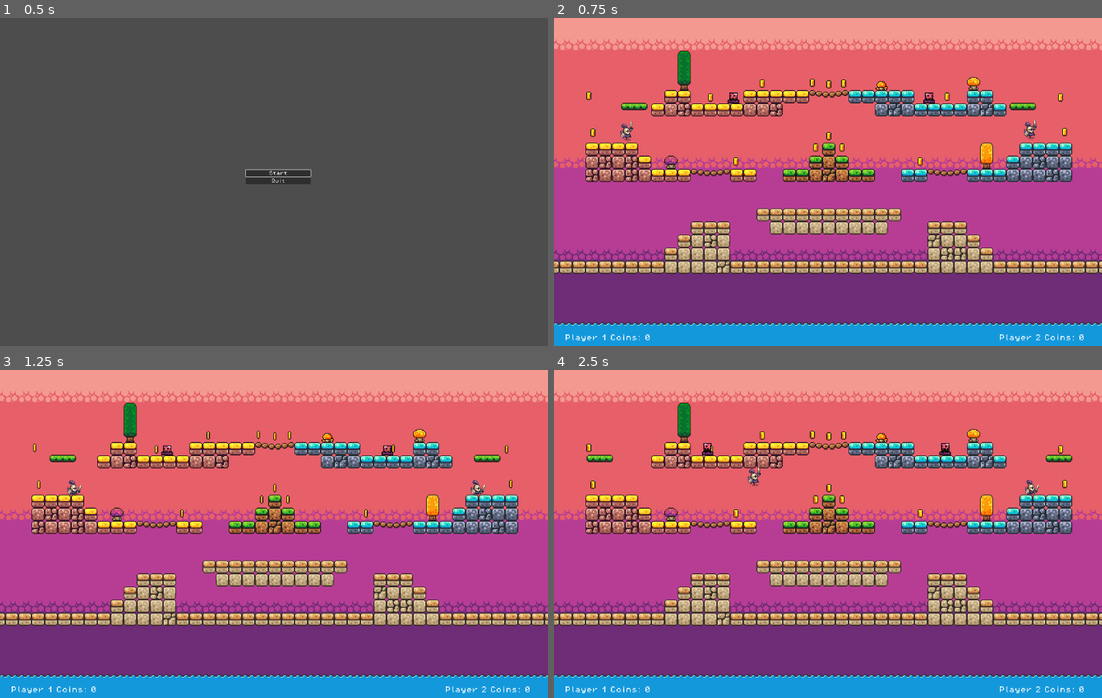
Above: before the commit, frames 1-4 (two rows, left to right).
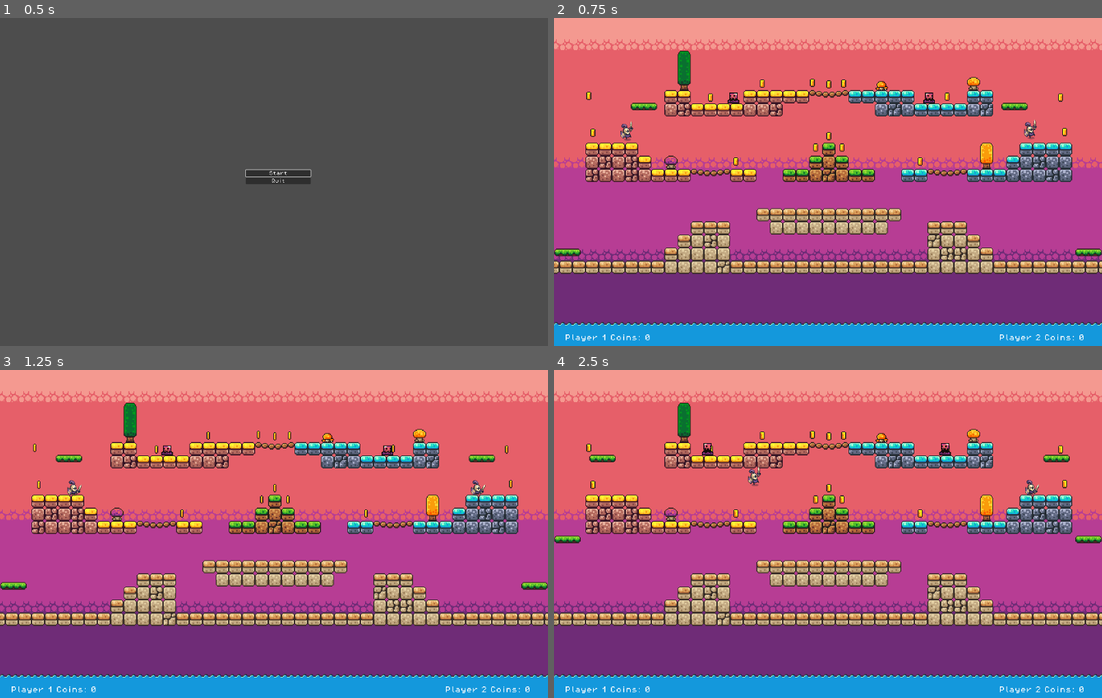
Above: after the commit, the same moments.

Repository: TommyJu/knight-fight
Game: Godot game, scene res://scenes/menu.tscn
Two runs of this game, one before a commit and one after it. Both use one fixed random seed, a clock stepped at 60 frames per second and the inputs below.
Inputs:
- Up to frame 1 (0.5 s): no input
- Up to frame 2 (0.75 s): click "Start" at 0.5 s
- Up to frame 3 (1.25 s): no input
- Up to frame 4 (2.5 s): hold D (move_right) from 1.28 s (still down); tap S (attack) at 1.35 s; tap W (jump) at 1.52, 2.27 s; tap Down (attack2) at 2.1 s

Frame 1 is identical in both runs. In frame 2, 0.6% of the frame differs, in the area x 0-100%, y 25-73%; in frame 3, 0.6%; in frame 4, 0.6%.
Error in both runs: Invalid call. Nonexistent function 'add_point' in base 'Node (game_manager.gd)'. (res://scripts/coin.gd:18)

Commit message:
Modify platforms

Diff:
--- a/scenes/game.tscn
+++ b/scenes/game.tscn
@@ -175,18 +175,19 @@
 sources/0 = SubResource("TileSetAtlasSource_libd3")
 
 [sub_resource type="Animation" id="Animation_xf7nc"]
-length = 0.001
-tracks/0/type = "value"
-tracks/0/imported = false
-tracks/0/enabled = true
-tracks/0/path = NodePath(".:position")
-tracks/0/interp = 1
-tracks/0/loop_wrap = true
-tracks/0/keys = {
-"times": PackedFloat32Array(0),
-"transitions": PackedFloat32Array(1),
-"update": 0,
-"values": [Vector2(48, 22)]
+length = 3.0
+loop_mode = 2
+tracks/0/type = "value"
+tracks/0/imported = false
+tracks/0/enabled = true
+tracks/0/path = NodePath(".:position")
+tracks/0/interp = 1
+tracks/0/loop_wrap = true
+tracks/0/keys = {
+"times": PackedFloat32Array(),
+"transitions": PackedFloat32Array(),
+"update": 0,
+"values": []
 }
 
 [sub_resource type="Animation" id="Animation_t8bjk"]
@@ -203,7 +204,7 @@
 "times": PackedFloat32Array(0, 1.5),
 "transitions": PackedFloat32Array(1, 1),
 "update": 0,
-"values": [Vector2(48, 22), Vector2(-16, 22)]
+"values": [Vector2(61, 22), Vector2(-16, 22)]
 }
 
 [sub_resource type="AnimationLibrary" id="AnimationLibrary_flet5"]
@@ -241,13 +242,89 @@
 "times": PackedFloat32Array(0, 1.5),
 "transitions": PackedFloat32Array(1, 1),
 "update": 0,
-"values": [Vector2(509, 22), Vector2(576, 22)]
+"values": [Vector2(498, 22), Vector2(576, 22)]
 }
 
 [sub_resource type="AnimationLibrary" id="AnimationLibrary_ck470"]
 _data = {
 "RESET": SubResource("Animation_0cty4"),
 "move": SubResource("Animation_qn4fm")
+}
+
+[sub_resource type="Animation" id="Animation_217al"]
+resource_name = "move"
+length = 3.0
+loop_mode = 2
+tracks/0/type = "value"
+tracks/0/imported = false
+tracks/0/enabled = true
+tracks/0/path = NodePath(".:position")
+tracks/0/interp = 1
+tracks/0/loop_wrap = true
+tracks/0/keys = {
+"times": PackedFloat32Array(0, 3),
+"transitions": PackedFloat32Array(1, 1),
+"update": 0,
+"values": [Vector2(-39, 206), Vector2(-39, 70)]
+}
+
+[sub_resource type="Animation" id="Animation_fs63u"]
+length = 0.001
+tracks/0/type = "value"
+tracks/0/imported = false
+tracks/0/enabled = true
+tracks/0/path = NodePath(".:position")
+tracks/0/interp = 1
+tracks/0/loop_wrap = true
+tracks/0/keys = {
+"times": PackedFloat32Array(0),
+"transitions": PackedFloat32Array(1),
+"update": 0,
+"values": [Vector2(-39, 206)]
+}
+
+[sub_resource type="AnimationLibrary" id="AnimationLibrary_anwxo"]
+_data = {
+"RESET": SubResource("Animation_fs63u"),
+"move": SubResource("Animation_217al")
+}
+
+[sub_resource type="Animation" id="Animation_mlbii"]
+resource_name = "move"
+length = 3.0
+loop_mode = 2
+tracks/0/type = "value"
+tracks/0/imported = false
+tracks/0/enabled = true
+tracks/0/path = NodePath(".:position")
+tracks/0/interp = 1
+tracks/0/loop_wrap = true
+tracks/0/keys = {
+"times": PackedFloat32Array(0, 3),
+"transitions": PackedFloat32Array(1, 1),
+"update": 0,
+"values": [Vector2(595, 206), Vector2(595, 70)]
+}
+
+[sub_resource type="Animation" id="Animation_ts2lp"]
+length = 0.001
+tracks/0/type = "value"
+tracks/0/imported = false
+tracks/0/enabled = true
+tracks/0/path = NodePath(".:position")
+tracks/0/interp = 1
+tracks/0/loop_wrap = true
+tracks/0/keys = {
+"times": PackedFloat32Array(0),
+"transitions": PackedFloat32Array(1),
+"update": 0,
+"values": [Vector2(595, 206)]
+}
+
+[sub_resource type="AnimationLibrary" id="AnimationLibrary_fs3qv"]
+_data = {
+"RESET": SubResource("Animation_ts2lp"),
+"move": SubResource("Animation_mlbii")
 }
 
 [node name="Game" type="Node2D"]
@@ -281,7 +358,7 @@
 layer_0/name = "Background"
 layer_0/tile_data = PackedInt32Array(524284, 131072, 13, 524285, 131072, 13, 524279, 131072, 13, 524280, 131072, 13, 52 …(43005 unchanged characters)…
 layer_1/name = "Mid"
-layer_1/tile_data = PackedInt32Array(393217, 262144, 1, 3932 …(203 unchanged characters)… , 327683, 262144, 0, 393219, 262144, 1, 65540, 262144, 0, 5, 262144, 0, 6, 262144, 0, 65542, 327680, 1, 65541, 262144, 1, 393220, 262144, 0, 393221, 262144, 0, 393222, 262144, 0, 393226, 262144, 0, 393227, 262144, 0, 393231, 0, 0, 393235, 0, 0, 327696, 0, 0, 327698, 0, 0, 262161, 0, 0, 393233, 65536, 0, 393232, 0, 1, 327697, 0, 1, 393234, 0, 1, 393223, 589824, 0, 393224, 655360, 0, 393225, 720896, 0, 393230, 0, 0, 393236, 0, 0, 65545, 262144, 0, 65546, 262144, 0, 11, 262144, 0, 12, 262144, 0, 13, 262144, 0, 14, 262144, 0, 15, 262144, 0, 65547, 262144, 1, 65548, 262144, 1, 65549, 327680, 1, 19, 393216, 0, 20, 393216, 0, 21, 393216, 0, 22, 393216, 0, 23, 393216, 0, 65560, 393216, 0, 65561, 393216, 0, 28, 393216, 0, 29, 393216, 0, 65566, 393216, 0, 393240, 393216, 0, 393239,  …(2389 unchanged characters)…
+layer_1/tile_data = PackedInt32Array(393217, 262144, 1, 3932 …(203 unchanged characters)… , 327683, 262144, 0, 393219, 262144, 1, 5, 262144, 0, 6, 262144, 0, 65542, 327680, 1, 65541, 262144, 1, 393220, 262144, 0, 393221, 262144, 0, 393222, 262144, 0, 393226, 262144, 0, 393227, 262144, 0, 393231, 0, 0, 393235, 0, 0, 327696, 0, 0, 327698, 0, 0, 262161, 0, 0, 393233, 65536, 0, 393232, 0, 1, 327697, 0, 1, 393234, 0, 1, 393223, 589824, 0, 393224, 655360, 0, 393225, 720896, 0, 393230, 0, 0, 393236, 0, 0, 65545, 262144, 0, 65546, 262144, 0, 11, 262144, 0, 12, 262144, 0, 13, 262144, 0, 14, 262144, 0, 15, 262144, 0, 65547, 262144, 1, 65548, 262144, 1, 65549, 327680, 1, 19, 393216, 0, 20, 393216, 0, 21, 393216, 0, 22, 393216, 0, 23, 393216, 0, 65560, 393216, 0, 65561, 393216, 0, 28, 393216, 0, 29, 393216, 0, 393240, 393216, 0, 393239,  …(2389 unchanged characters)…
 layer_2/name = "waves"
 layer_2/tile_data = PackedInt32Array(1310705, 327680, 9, 1179644, 327680, 9, 1179645, 327680, 9, 1179646, 327680, 9, 11 …(897 unchanged characters)…
 
@@ -335,7 +412,7 @@
 [node name="Platforms" type="Node" parent="."]
 
 [node name="Platform" parent="Platforms" instance=ExtResource("3_jrebk")]
-position = Vector2(48, 22)
+position = Vector2(-11.5846, 22)
 
 [node name="AnimationPlayer" type="AnimationPlayer" parent="Platforms/Platform"]
 libraries = {
@@ -349,6 +426,24 @@
 [node name="AnimationPlayer" type="AnimationPlayer" parent="Platforms/Platform2"]
 libraries = {
 "": SubResource("AnimationLibrary_ck470")
+}
+autoplay = "move"
+
+[node name="Elevator" parent="Platforms" instance=ExtResource("3_jrebk")]
+position = Vector2(-39, 206)
+
+[node name="AnimationPlayer" type="AnimationPlayer" parent="Platforms/Elevator"]
+libraries = {
+"": SubResource("AnimationLibrary_anwxo")
+}
+autoplay = "move"
+
+[node name="Elevator2" parent="Platforms" instance=ExtResource("3_jrebk")]
+position = Vector2(595, 206)
+
+[node name="AnimationPlayer" type="AnimationPlayer" parent="Platforms/Elevator2"]
+libraries = {
+"": SubResource("AnimationLibrary_fs3qv")
 }
 autoplay = "move"
 
--- a/scenes/music.tscn
+++ b/scenes/music.tscn
@@ -5,3 +5,4 @@
 [node name="Music" type="AudioStreamPlayer2D"]
 stream = ExtResource("1_gdf4c")
 autoplay = true
+bus = &"Music"
Not shown: 1 places in scenes/game.tscn that only renumber resources
Not shown: 1 places in scenes/player.tscn that only renumber resources
